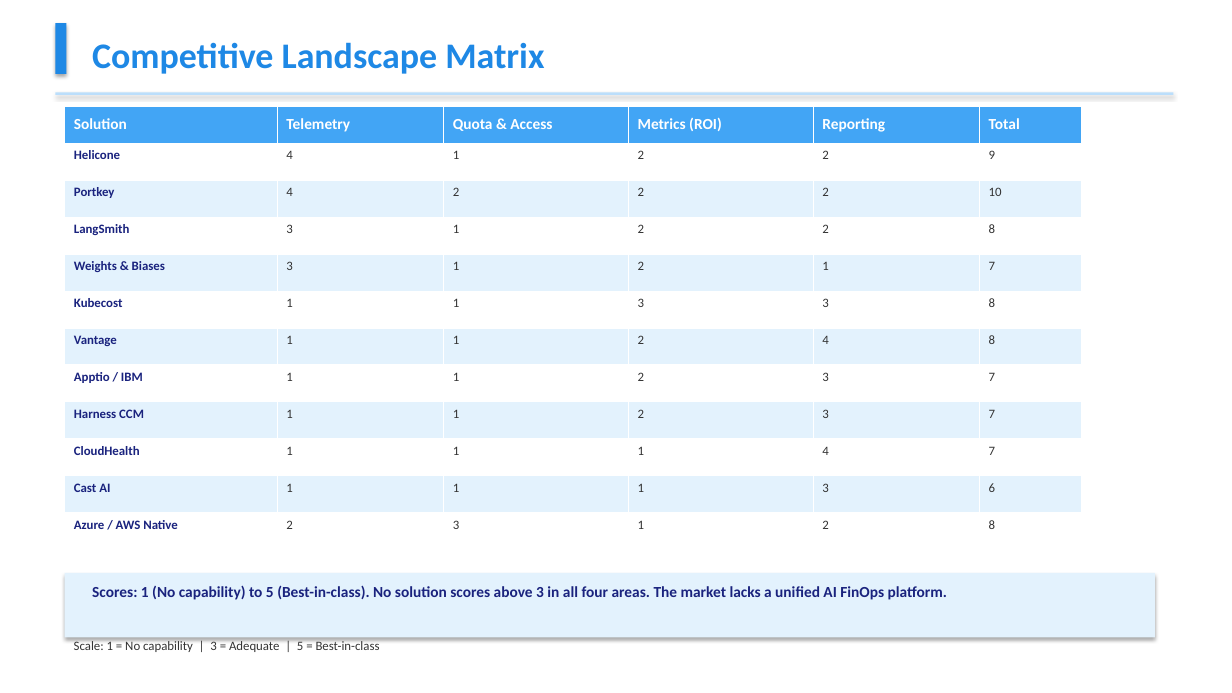
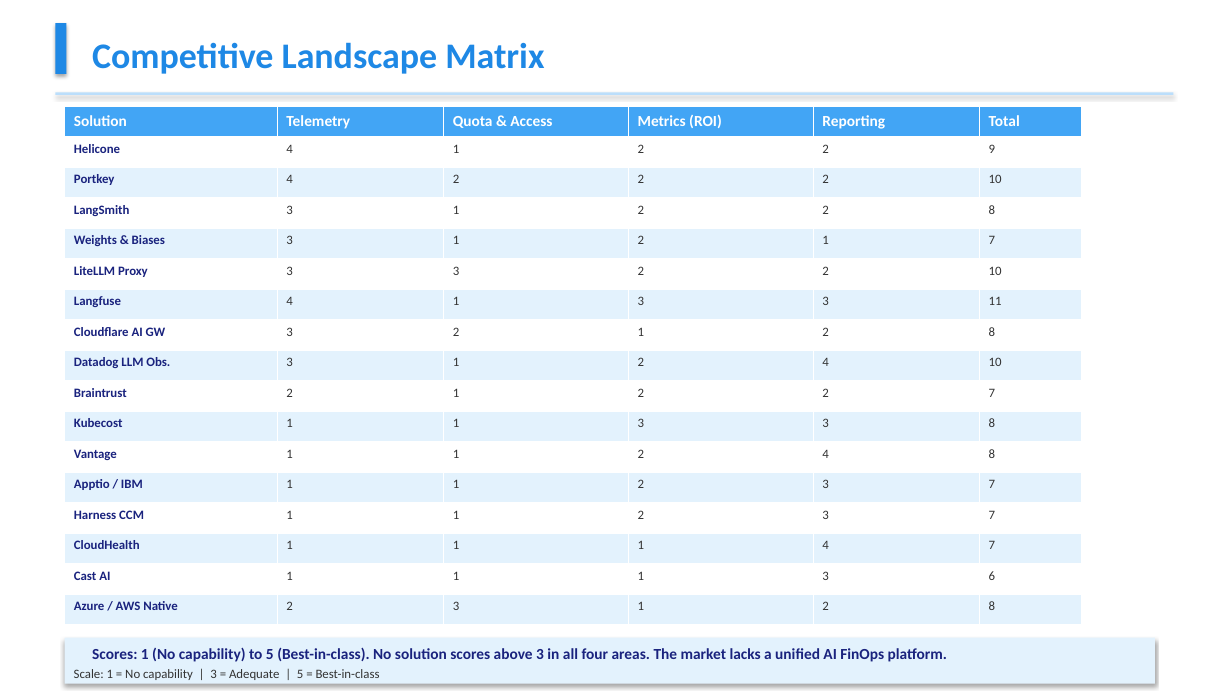
Before and after one commit to Cognition-Partner-Workshops-mirror/app_timesheet, a slide deck: slide 12 of AI_FinOps_Market_Landscape.pptx. Drawn at 1232x693 pixels with LibreOffice and Linux fonts; fonts in the diff are those of the drawing. Boxes give left, top, right and bottom in pixels: in the first picture for what was removed or moved away, otherwise in the second. Text is boxed around its words. In the diff, an @@ line names an element or a change of style, - is before the commit and + after.

```diff
--- a/AI_FinOps_Market_Landscape.pptx
+++ b/AI_FinOps_Market_Landscape.pptx
@@ table at <box>65,106,1081,625</box> @@
+row 6: LiteLLM Proxy | 3 | 3 | 2 | 2 | 10
+row 7: Langfuse | 4 | 1 | 3 | 3 | 11
+row 8: Cloudflare AI GW | 3 | 2 | 1 | 2 | 8
+row 9: Datadog LLM Obs. | 3 | 1 | 2 | 4 | 10
+row 10: Braintrust | 2 | 1 | 2 | 2 | 7
@@ rectangle: place and size @@
-rectangle at <box>65,573,1155,638</box>
+rectangle at <box>65,638,1155,684</box>
@@ text "Scores: 1 (No capability) to ...": place and size @@
-text "Scores: 1 (No capability) to ..." at <box>92,585,947,600</box>
+text "Scores: 1 (No capability) to ..." at <box>92,647,947,662</box>
@@ text "Scale: 1 = No capability ...": place and size @@
-text "Scale: 1 = No capability ..." at <box>74,639,380,652</box>
+text "Scale: 1 = No capability ..." at <box>74,669,380,680</box>
```
Also in this commit, not shown: 4 other slides changed, 1 other file.
